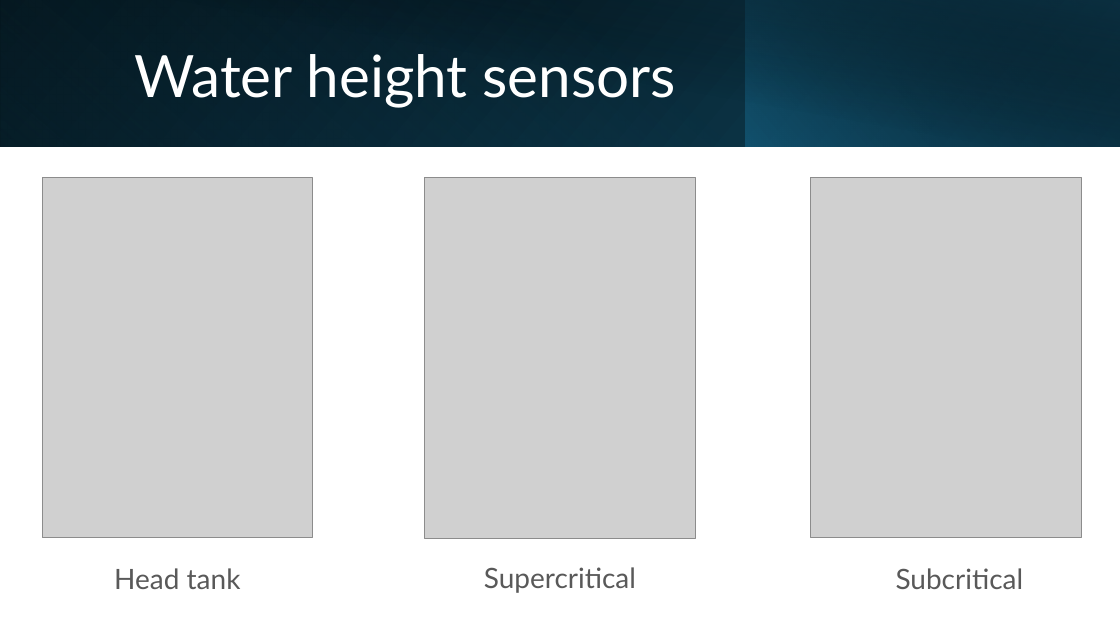
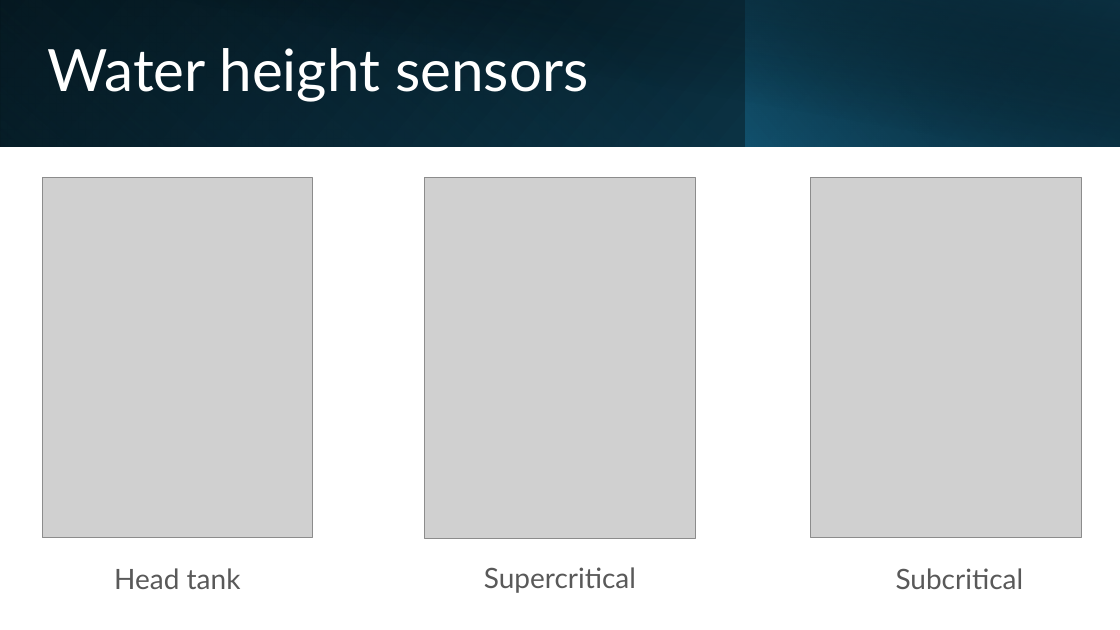
Before and after one commit to clairewang23/hre-model, a slide deck: slide 6 of Presentations/HRE culvert scale model.pptx. Drawn at 1120x630 pixels with LibreOffice and Linux fonts; fonts in the diff are those of the drawing; grey boxes stand for pictures. Boxes give left, top, right and bottom in pixels: in the first picture for what was removed or moved away, otherwise in the second. Text is boxed around its words. In the diff, an @@ line names an element or a change of style, - is before the commit and + after.

```diff
--- a/Presentations/HRE culvert scale model.pptx
+++ b/Presentations/HRE culvert scale model.pptx
@@ title "Water height sensors": place and size @@
-title "Water height sensors" at (134,54,675,108)
+title "Water height sensors" at (47,48,588,102)
```
Also in this commit, not shown: 6 other slides changed, 3 slides added, 5 other files.
